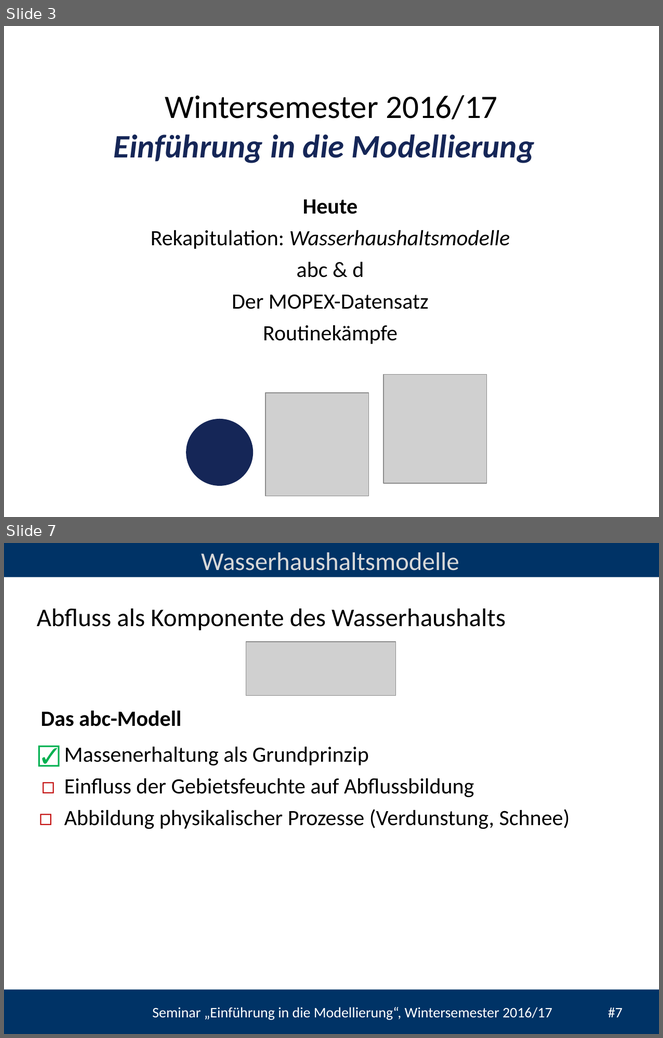
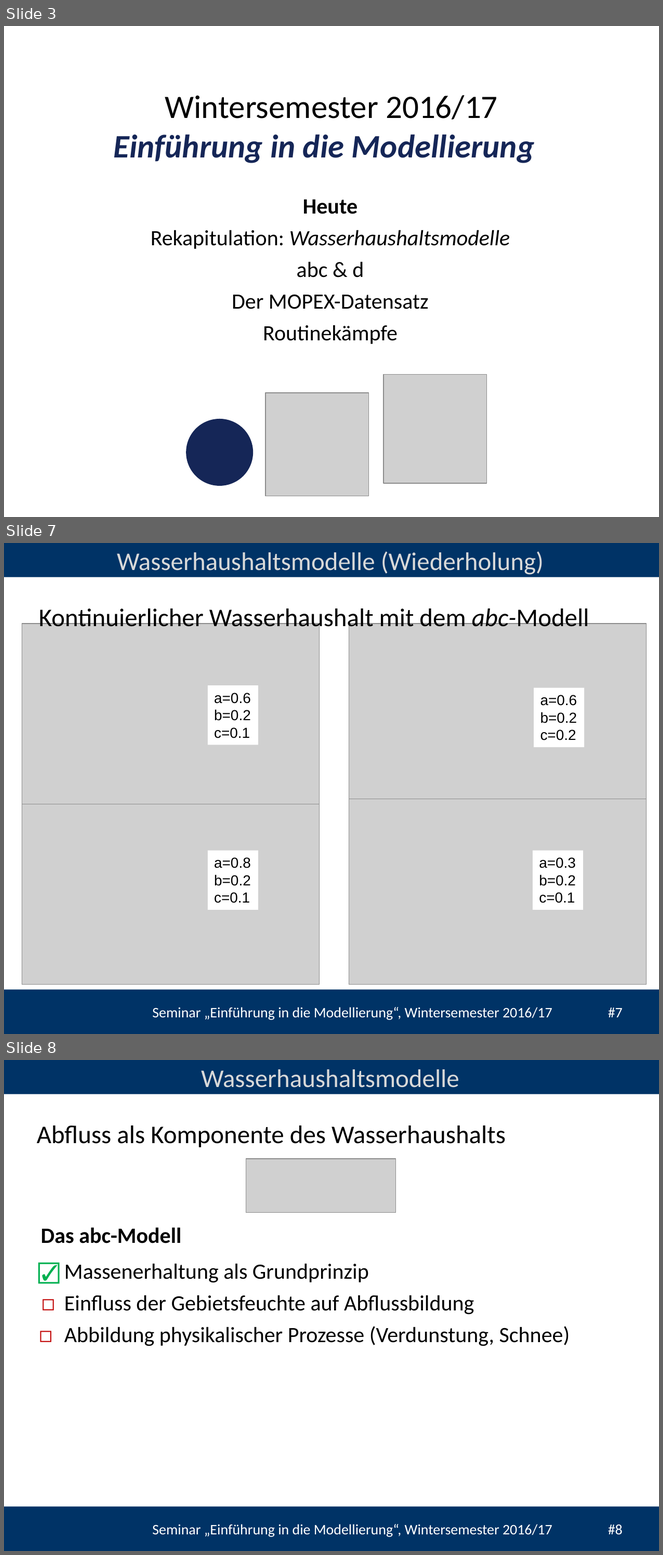
Before and after one commit to TillF/Einf_Modellierung, a slide deck: Termin_5/folien/UebungModellierung#5.pptx. Shown one above the other, each under a label of ours: slides 3 and 7 before the commit, slides 3, 7 and 8 after it; the slides between them are not shown. The pictures are 663x1038 and 663x1555 pixels, drawn with LibreOffice and Linux fonts; fonts in the diff are those of the drawing; grey boxes stand for pictures; background and template pictures are left out. Boxes give left, top, right and bottom in pixels: in the first picture for what was removed or moved away, otherwise in the second. Text is boxed around its words. In the diff, an @@ line names an element or a change of style, - is before the commit and + after.

```diff
--- a/Termin_5/folien/UebungModellierung#5.pptx
+++ b/Termin_5/folien/UebungModellierung#5.pptx
@@ slide 7 added at [4, 543, 659, 1034], background #FFFFFF; not listed: 3 template elements that a slide beside it also shows @@
@@ text added at [117, 551, 544, 575], 28 pt, text #D9D9D9 @@
+Wasserhaushaltsmodelle (Wiederholung)
@@ text added at [39, 605, 590, 632], 28 pt, text #000000 @@
+Kontinuierlicher Wasserhaushalt mit dem abc-Modell
@@ picture added at [22, 624, 319, 830] @@
@@ picture added at [349, 624, 646, 830] @@
@@ rectangle added at [208, 686, 258, 745], fill #FFFFFF, 16 pt, text #000000 @@
+a=0.6
+b=0.2
+c=0.1
@@ rectangle added at [534, 688, 584, 747], fill #FFFFFF, 16 pt, text #000000 @@
+a=0.6
+b=0.2
+c=0.2
@@ picture added at [22, 805, 319, 985] @@
@@ picture added at [349, 799, 646, 984] @@
@@ rectangle added at [208, 850, 258, 910], fill #FFFFFF, 16 pt, text #000000 @@
+a=0.8
+b=0.2
+c=0.1
@@ rectangle added at [533, 850, 583, 910], fill #FFFFFF, 16 pt, text #000000 @@
+a=0.3
+b=0.2
+c=0.1
@@ what was slide 7 is now slide 8 @@
@@ text at [152, 1524, 623, 1537]: text changed @@
-Seminar „Einführung in die Modellierung“, Wintersemester 2016/17 #7
+Seminar „Einführung in die Modellierung“, Wintersemester 2016/17 #8
```
Also in this commit, not shown: 4 slides changed, 1 other slide added, 1 slide removed, 23 other files.
